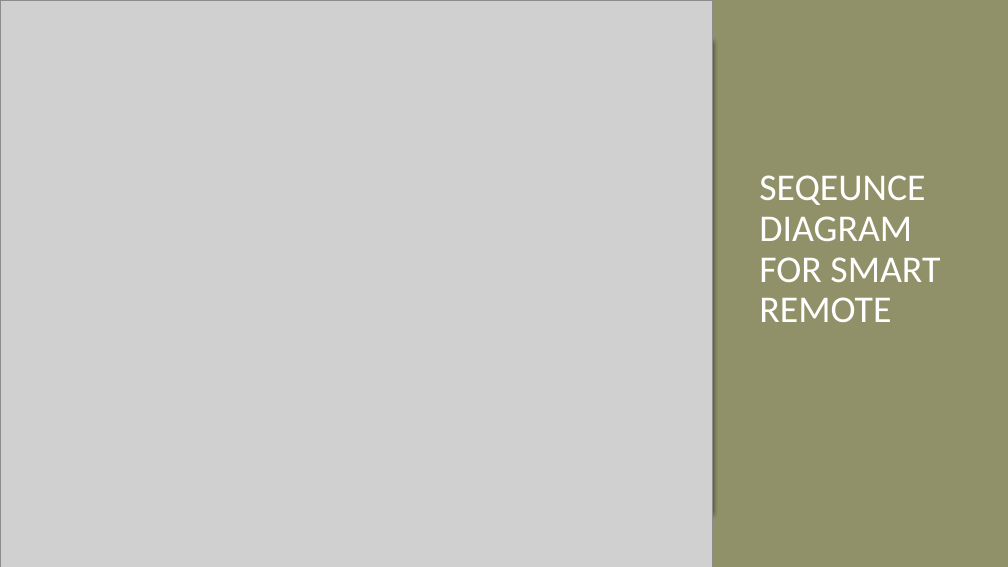
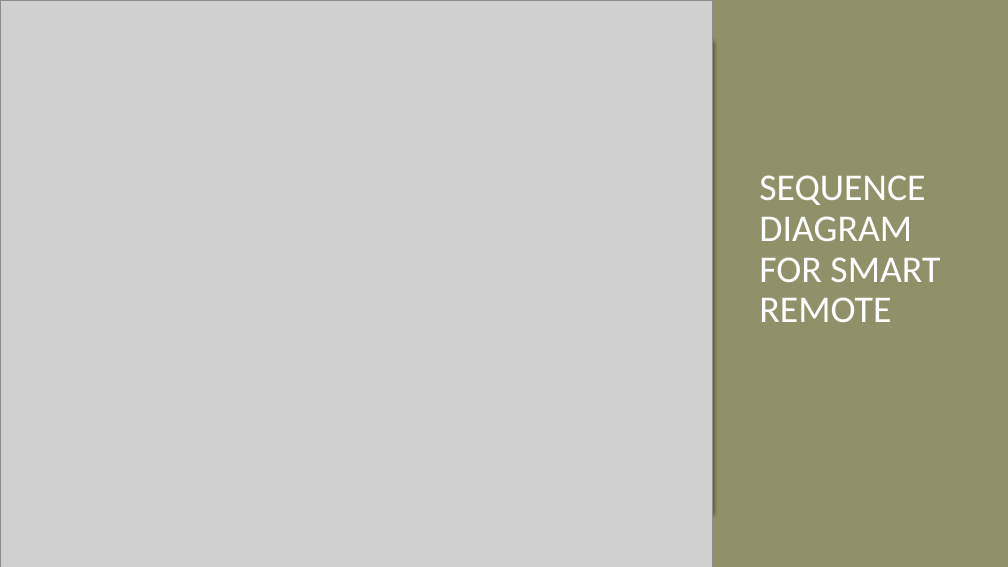
Before and after one commit to Microcontroller-Team-1/winter20-21, a slide deck: slide 4 of Project_Week_7&8/Precise Analysis.pptx. Drawn at 1008x567 pixels with LibreOffice and Linux fonts; fonts in the diff are those of the drawing; grey boxes stand for pictures. Boxes give left, top, right and bottom in pixels: in the first picture for what was removed or moved away, otherwise in the second. Text is boxed around its words. In the diff, an @@ line names an element or a change of style, - is before the commit and + after.

```diff
--- a/Project_Week_7&8/Precise Analysis.pptx
+++ b/Project_Week_7&8/Precise Analysis.pptx
@@ title at (759, 175, 940, 322): text changed @@
-SEQEUNCE DIAGRAM FOR SMART REMOTE
+SEQUENCE DIAGRAM FOR SMART REMOTE
```
Also in this commit, not shown: 5 slides added, 1 slide removed.
